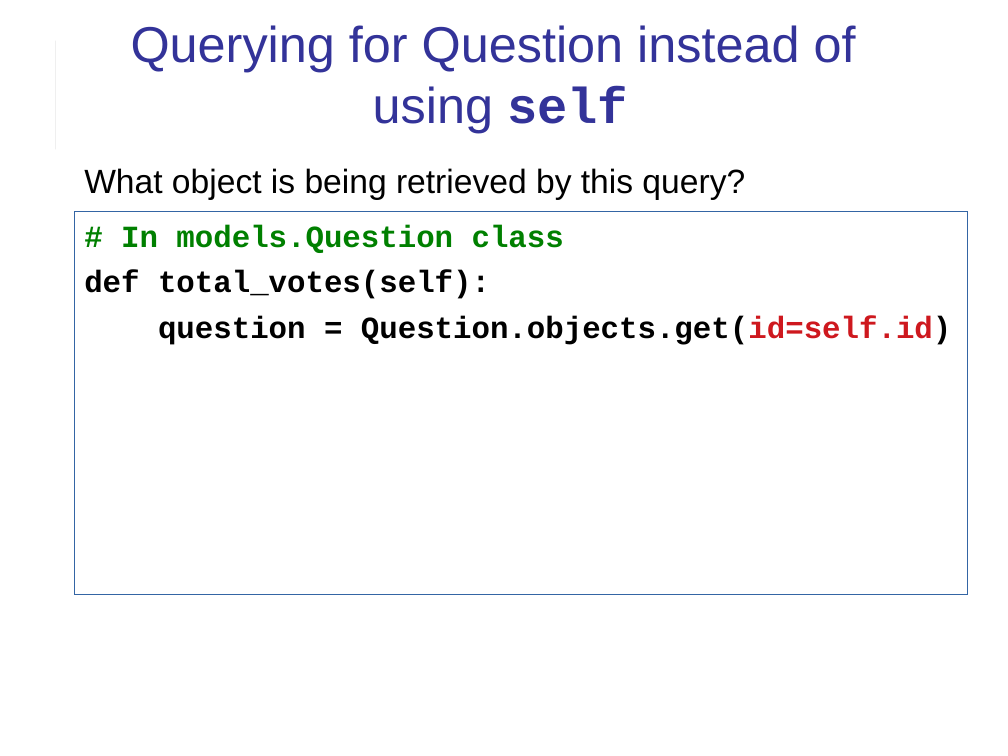
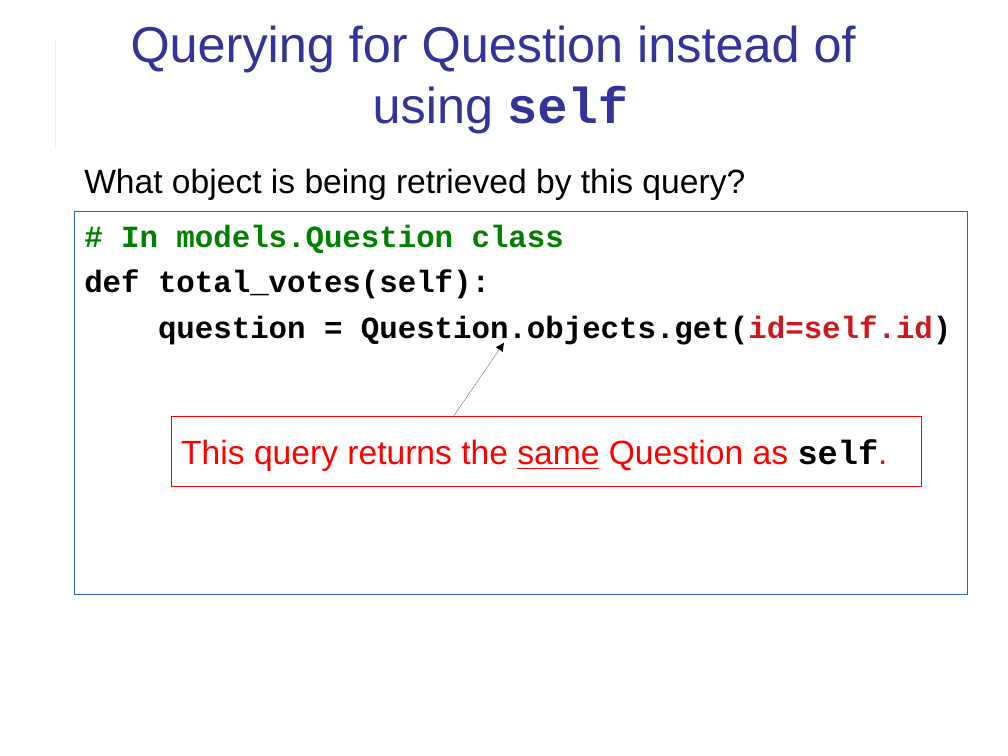
Before and after one commit to cpske/ISP, a slide deck: slide 22 of assignment/feedback/LabExam1-feedback.odp (slide 21 before the commit). Drawn at 1008x756 pixels with LibreOffice and Linux fonts; fonts in the diff are those of the drawing. Boxes give left, top, right and bottom in pixels: in the first picture for what was removed or moved away, otherwise in the second. Text is boxed around its words. In the diff, an @@ line names an element or a change of style, - is before the commit and + after.

```diff
--- a/assignment/feedback/LabExam1-feedback.odp
+++ b/assignment/feedback/LabExam1-feedback.odp
@@ arrow added from (454, 416) to (504, 343), #000000 0 pt @@
@@ rectangle added at [171, 416, 921, 487], outline #FF0000 0 pt, 24 pt, text #FF0000 @@
+This query returns the same Question as self.
```
Also in this commit, not shown: 3 other slides changed, 2 slides added, 3 other files.
